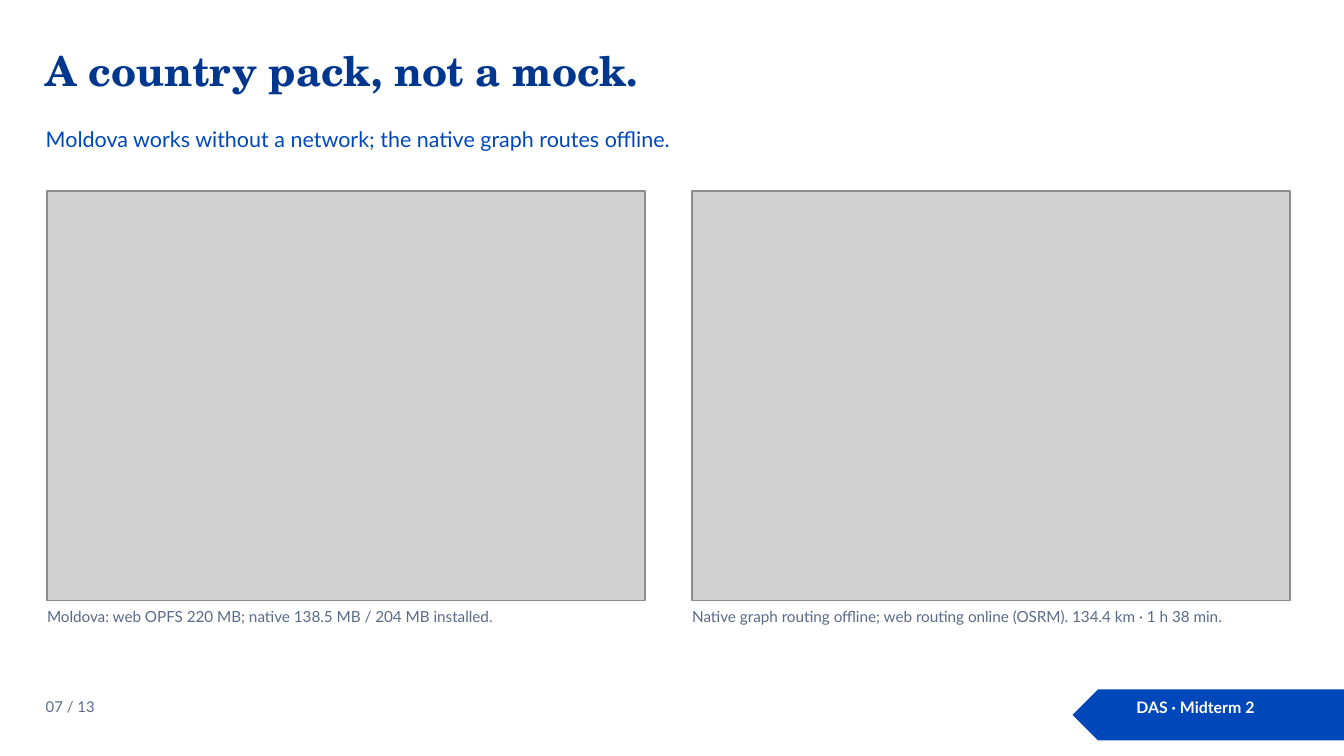
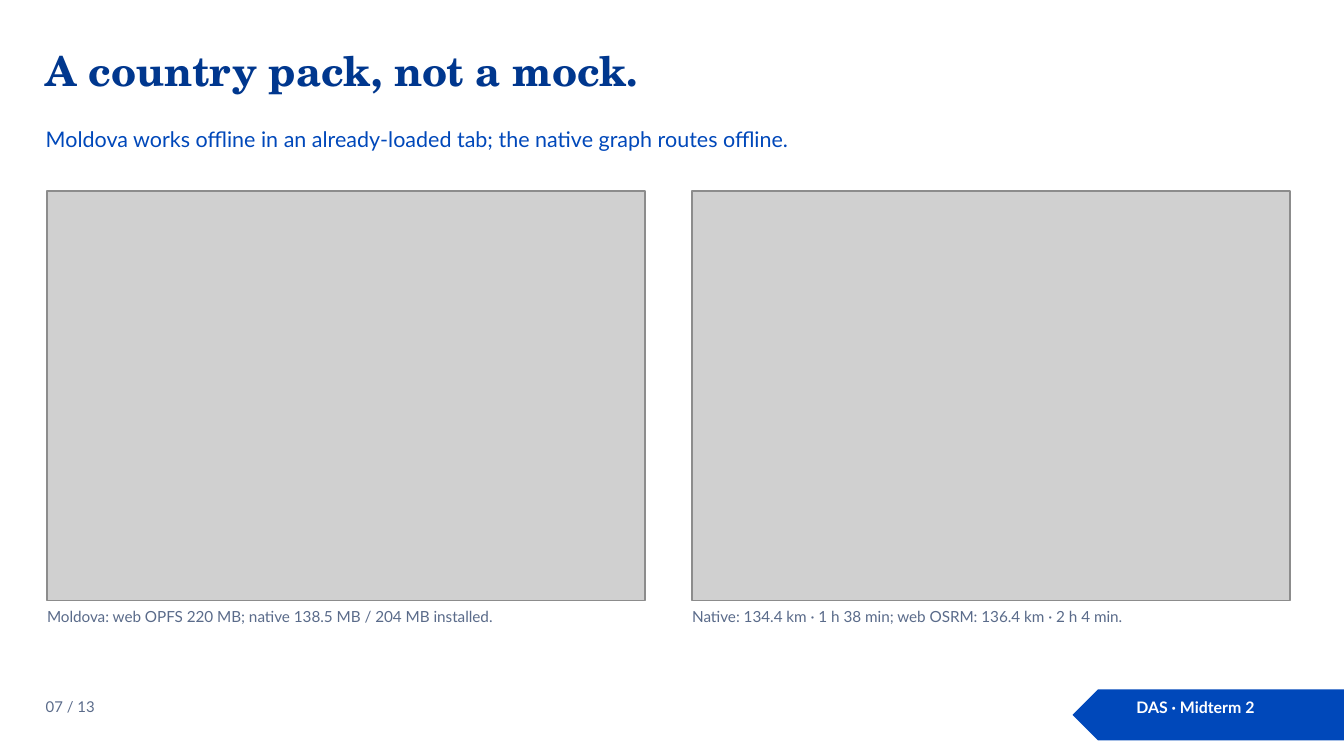
Before and after one commit to Prince-of-Nothing/Pinpoint, a slide deck: slide 7 of docs/midterm2/Pinpoint-DAS.pptx. Drawn at 1344x756 pixels with LibreOffice and Linux fonts; fonts in the diff are those of the drawing; grey boxes stand for pictures. Boxes give left, top, right and bottom in pixels: in the first picture for what was removed or moved away, otherwise in the second. Text is boxed around its words. In the diff, an @@ line names an element or a change of style, - is before the commit and + after.

Commit message:
[FIX] finalize: emergency consent, security headers and native Today (#110)
* [FIX] server: keep paused shares paused during an emergency

* [FIX] security: Secure cookie on HTTPS, HSTS and API headers

* [FIX] native: surface Today errors and keep refreshes independent

* [DOCS] midterm 2: align security, emergency and offline claims

* [DOCS] das: correct route, expiry and security claims

* [DOCS] finalize: refresh report and deck PDFs, changelog

```diff
--- a/docs/midterm2/Pinpoint-DAS.pptx
+++ b/docs/midterm2/Pinpoint-DAS.pptx
@@ text at (x1=46, y1=131, x2=788, y2=151): text changed @@
-Moldova works without a network; the native graph routes offline.
+Moldova works offline in an already-loaded tab; the native graph routes offline.
@@ text at (x1=692, y1=610, x2=1122, y2=624): text changed @@
-Native graph routing offline; web routing online (OSRM). 134.4 km · 1 h 38 min.
+Native: 134.4 km · 1 h 38 min; web OSRM: 136.4 km · 2 h 4 min.
```
Also in this commit, not shown: 6 other slides changed, 15 other files.
